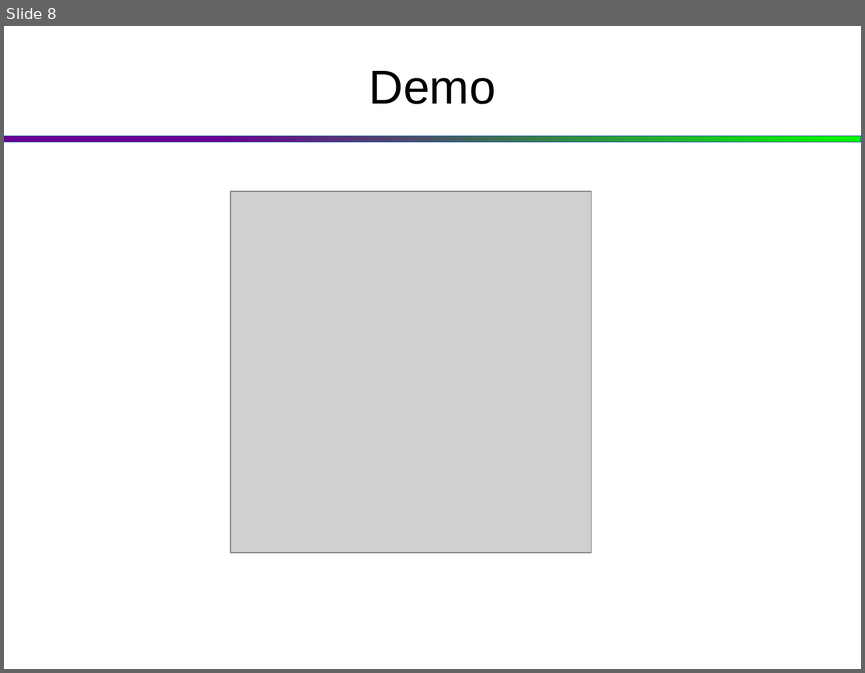
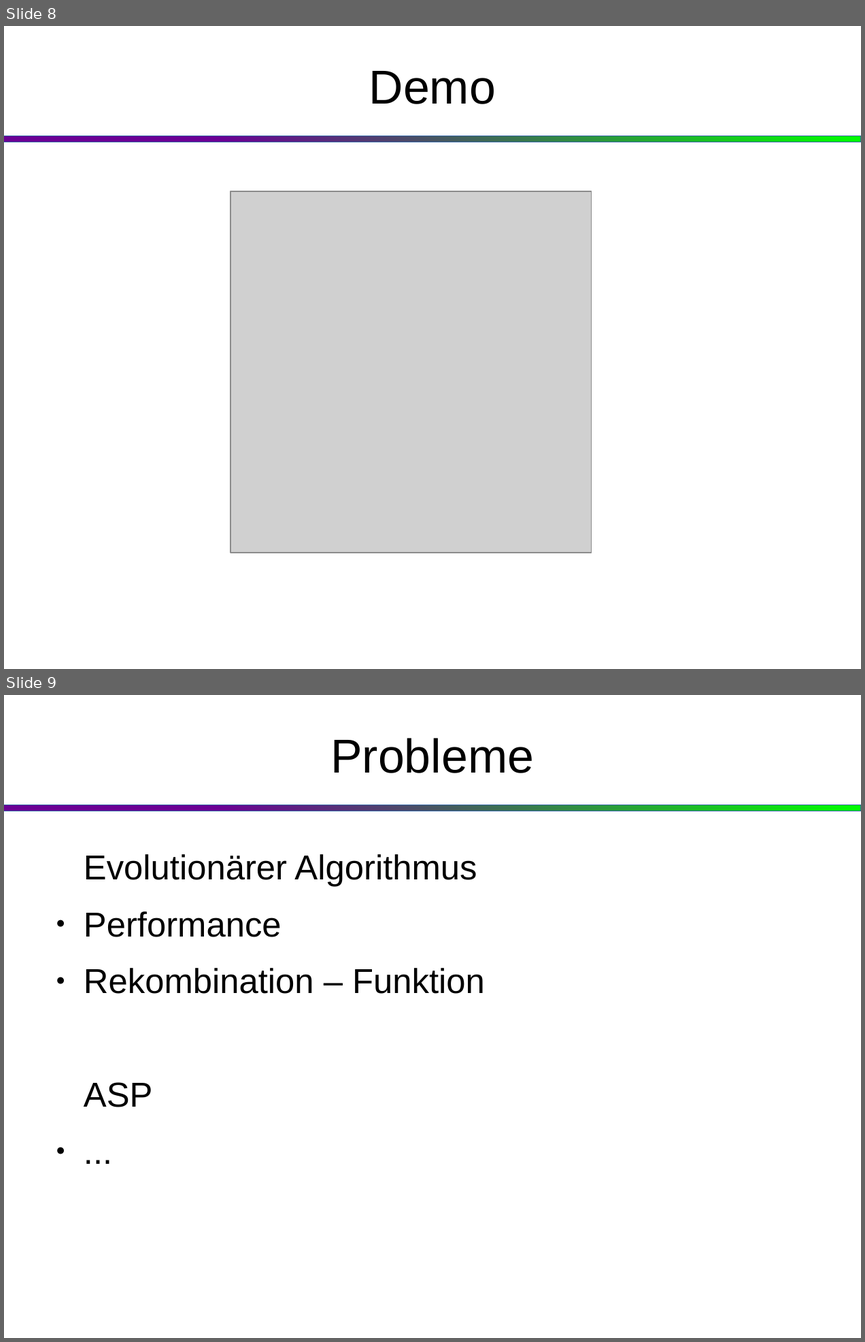
Before and after one commit to klaus94/ProbSolv_Search_AI_Project, a slide deck: paesentation.odp. Shown one above the other, each under a label of ours: slide 8 before the commit, slides 8 and 9 after it. The pictures are 865x673 and 865x1342 pixels, drawn with LibreOffice and Linux fonts; fonts in the diff are those of the drawing; grey boxes stand for pictures. Boxes give left, top, right and bottom in pixels: in the first picture for what was removed or moved away, otherwise in the second. Text is boxed around its words. In the diff, an @@ line names an element or a change of style, - is before the commit and + after.

Commit message:
added slide

```diff
--- a/paesentation.odp
+++ b/paesentation.odp
@@ slide 9 added at (x1=4, y1=695, x2=861, y2=1338), background #FFFFFF; not listed: 1 template element that a slide beside it also shows @@
@@ title added at (x1=330, y1=738, x2=534, y2=773), 44 pt, text #000000 @@
+Probleme
@@ text added at (x1=84, y1=854, x2=485, y2=1107), 32 pt, text #000000 @@
+Evolutionärer Algorithmus
+● Performance
+● Rekombination – Funktion
+ASP
+● ...
```
Also in this commit, not shown: 2 other files.
